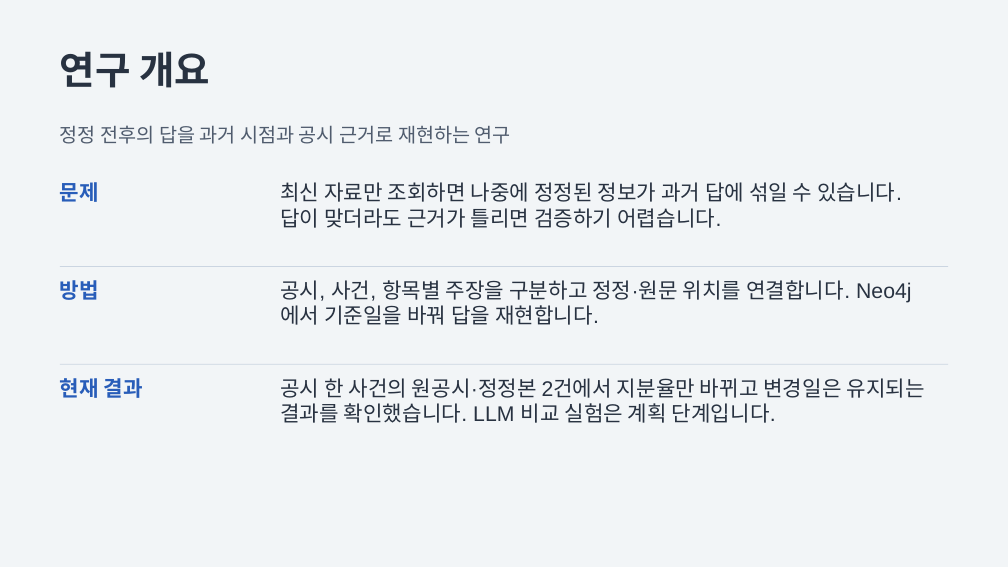
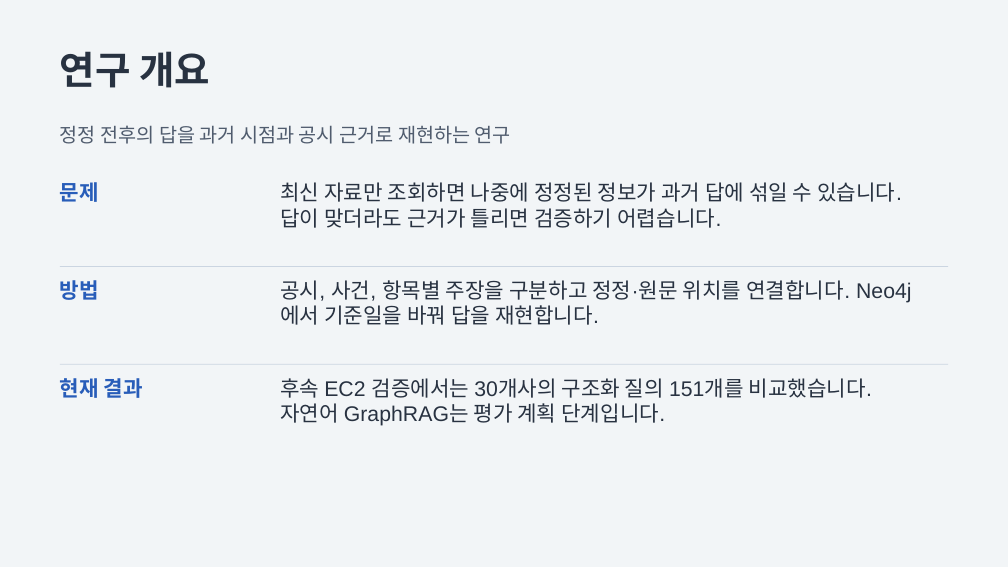
Before and after one commit to gugstockkg/knowledge_graph, a slide deck: slide 2 of ontology/controller-change-v0.1/controller-change.pptx. Drawn at 1008x567 pixels with LibreOffice and Linux fonts; fonts in the diff are those of the drawing. Boxes give left, top, right and bottom in pixels: in the first picture for what was removed or moved away, otherwise in the second. Text is boxed around its words. In the diff, an @@ line names an element or a change of style, - is before the commit and + after.

```diff
--- a/ontology/controller-change-v0.1/controller-change.pptx
+++ b/ontology/controller-change-v0.1/controller-change.pptx
@@ text at (280,378,871,426): text changed @@
-공시 한 사건의 원공시·정정본 2건에서 지분율만 바뀌고 변경일은 유지되는 결과를 확인했습니다. LLM 비교 실험은 계획 단계입니다.
+후속 EC2 검증에서는 30개사의 구조화 질의 151개를 비교했습니다. 자연어 GraphRAG는 평가 계획 단계입니다.
```
Also in this commit, not shown: 5 other slides changed, 7 other files.
